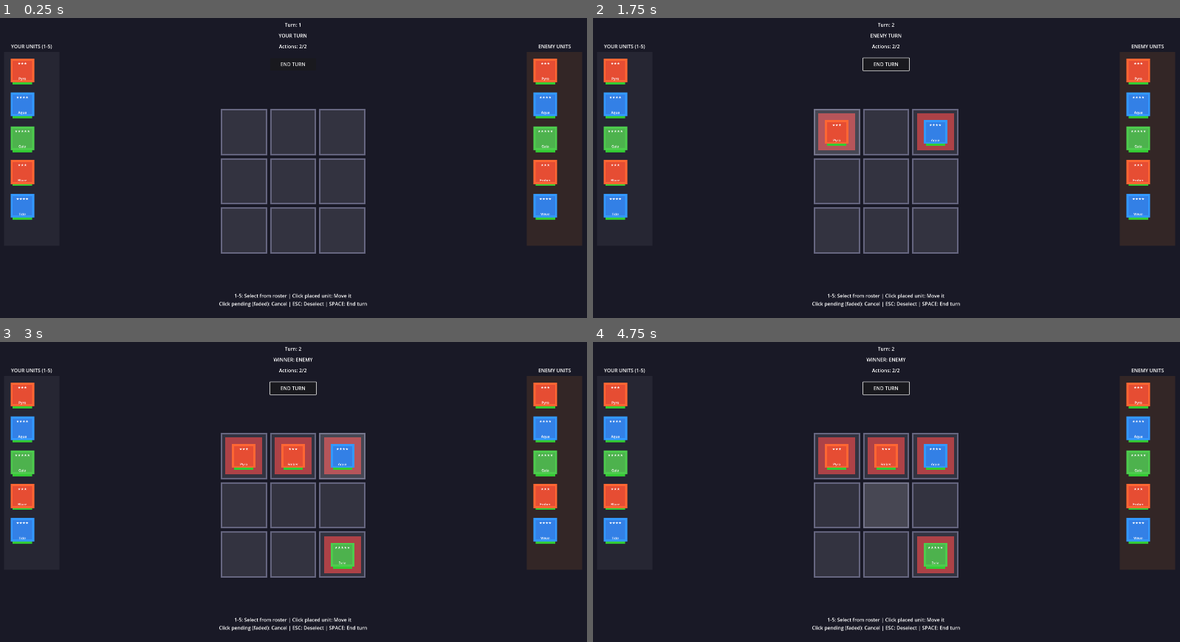
Above: before the commit, frames 1-4 (two rows, left to right).
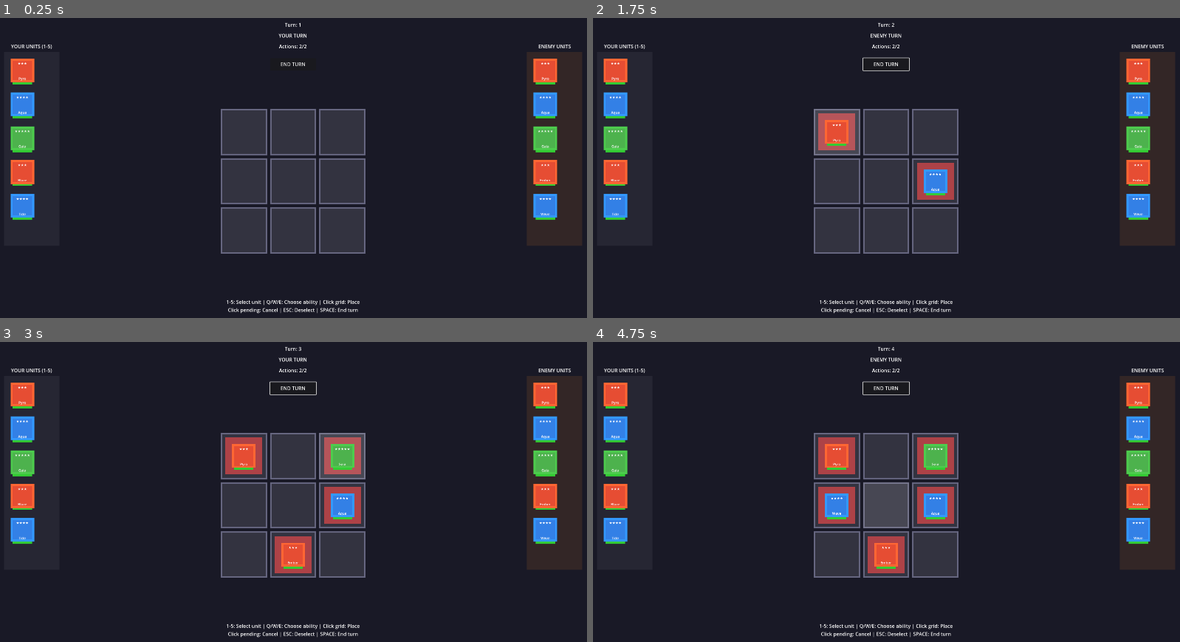
Above: after the commit, the same moments.

Repository: parrisgamedev-rgb/gacha-autobattler
Game: Godot game, scene res://scenes/battle/battle.tscn
Two runs of this game, one before a commit and one after it. Both use one fixed random seed, a clock stepped at 60 frames per second and the inputs below.
Inputs (mouse positions are in pixels of both pictures, inside the frame that each line leads up to):
- Up to frame 1 (0.25 s): no input
- Up to frame 2 (1.75 s): click "END TURN" at 0.5 s; tap Enter at 1.25 s; move the mouse to (839, 132) at 1.27 s; hold W from 1.28 s (still down); tap Q at 1.35 s; click (839, 132) at 1.42 s; tap Space at 1.52 s; tap E at 1.55 s
- Up to frame 3 (3 s): tap Space at 2, 2.27 s; move the mouse to (293, 456) at 2.02 s; release W at 2.03 s; tap E at 2.1 s; click (293, 456) at 2.17 s; tap Q at 2.3, 2.85 s; move the mouse to (340, 456) at 2.77 s; hold W from 2.78 s (still down); click (340, 456) at 2.92 s
- Up to frame 4 (4.75 s): tap E at 3.05, 3.6, 4.55 s; tap Enter at 3.5 s; move the mouse to (839, 504) at 3.52 s; click (839, 504) at 3.67 s; tap Space at 3.77, 4.25, 4.52 s; tap Q at 3.8 s; move the mouse to (886, 504) at 4.27 s; release W at 4.28 s; tap 1 at 4.35 s; click (886, 504) at 4.42 s

The runs differ from the first frame. In frame 1, 0.6% of the frame differs, in the area x 37-63%, y 91-99%; in frame 2, 2.2%; in frame 3, 4.1%; in frame 4, 4.9%, in the area x 37-63%, y 1-99%.

Commit message:
Add ability system with combat effects
Ability System:
- AbilityData resource with damage/defense multipliers, special effects
- 6 abilities: Strike, Power Strike, Guard, Flame Burst, Tidal Shield, Nature's Resilience
- Each unit has 3 abilities to choose from

Ability Selection:
- Q/W/E keys or click buttons to select ability
- Ability panel shows when unit is selected
- Selected ability highlighted in yellow

Combat Effects:
- Damage multiplier (Power Strike = 1.5x)
- Defense multiplier (Guard = 2x)
- Piercing (ignores defense)
- Guaranteed survive (can't be knocked out)
- Post-combat healing

Other Fixes:
- Can now challenge enemy-occupied squares
- Enemy AI picks random abilities

Co-Authored-By: Claude Opus 4.5 <noreply@anthropic.com>

Diff:
--- /dev/null
+++ b/gacha-autobattler/resources/abilities/basic_attack.tres
@@ -0,0 +1,19 @@
+[gd_resource type="Resource" script_class="AbilityData" load_steps=2 format=3 uid="uid://basic_attack_001"]
+
+[ext_resource type="Script" path="res://scripts/data/ability_data.gd" id="1_script"]
+
+[resource]
+script = ExtResource("1_script")
+ability_name = "Strike"
+ability_id = "basic_attack"
+description = "A balanced attack with no special effects."
+ability_type = 0
+damage_multiplier = 1.0
+defense_multiplier = 1.0
+heal_amount = 0
+bonus_damage = 0
+ignores_element = false
+guaranteed_survive = false
+counter_attack = false
+piercing = false
+icon_color = Color(0.8, 0.8, 0.8, 1)
--- /dev/null
+++ b/gacha-autobattler/resources/abilities/flame_burst.tres
@@ -0,0 +1,19 @@
+[gd_resource type="Resource" script_class="AbilityData" load_steps=2 format=3 uid="uid://flame_burst_001"]
+
+[ext_resource type="Script" path="res://scripts/data/ability_data.gd" id="1_script"]
+
+[resource]
+script = ExtResource("1_script")
+ability_name = "Flame Burst"
+ability_id = "flame_burst"
+description = "An explosive fire attack that ignores enemy defense."
+ability_type = 0
+damage_multiplier = 1.0
+defense_multiplier = 1.0
+heal_amount = 0
+bonus_damage = 10
+ignores_element = false
+guaranteed_survive = false
+counter_attack = false
+piercing = true
+icon_color = Color(1, 0.5, 0.2, 1)
--- /dev/null
+++ b/gacha-autobattler/resources/abilities/guard.tres
@@ -0,0 +1,19 @@
+[gd_resource type="Resource" script_class="AbilityData" load_steps=2 format=3 uid="uid://guard_001"]
+
+[ext_resource type="Script" path="res://scripts/data/ability_data.gd" id="1_script"]
+
+[resource]
+script = ExtResource("1_script")
+ability_name = "Guard"
+ability_id = "guard"
+description = "Focus on defense, greatly reducing incoming damage."
+ability_type = 0
+damage_multiplier = 0.5
+defense_multiplier = 2.0
+heal_amount = 0
+bonus_damage = 0
+ignores_element = false
+guaranteed_survive = false
+counter_attack = false
+piercing = false
+icon_color = Color(0.3, 0.5, 1, 1)
--- /dev/null
+++ b/gacha-autobattler/resources/abilities/natures_resilience.tres
@@ -0,0 +1,19 @@
+[gd_resource type="Resource" script_class="AbilityData" load_steps=2 format=3 uid="uid://natures_resilience_001"]
+
+[ext_resource type="Script" path="res://scripts/data/ability_data.gd" id="1_script"]
+
+[resource]
+script = ExtResource("1_script")
+ability_name = "Nature's Resilience"
+ability_id = "natures_resilience"
+description = "Draw on nature's strength. Cannot be knocked out this duel."
+ability_type = 0
+damage_multiplier = 0.8
+defense_multiplier = 1.0
+heal_amount = 0
+bonus_damage = 0
+ignores_element = false
+guaranteed_survive = true
+counter_attack = false
+piercing = false
+icon_color = Color(0.3, 0.8, 0.3, 1)
--- /dev/null
+++ b/gacha-autobattler/resources/abilities/power_strike.tres
@@ -0,0 +1,19 @@
+[gd_resource type="Resource" script_class="AbilityData" load_steps=2 format=3 uid="uid://power_strike_001"]
+
+[ext_resource type="Script" path="res://scripts/data/ability_data.gd" id="1_script"]
+
+[resource]
+script = ExtResource("1_script")
+ability_name = "Power Strike"
+ability_id = "power_strike"
+description = "A powerful blow that deals heavy damage but leaves you vulnerable."
+ability_type = 0
+damage_multiplier = 1.5
+defense_multiplier = 0.5
+heal_amount = 0
+bonus_damage = 0
+ignores_element = false
+guaranteed_survive = false
+counter_attack = false
+piercing = false
+icon_color = Color(1, 0.3, 0.3, 1)
--- /dev/null
+++ b/gacha-autobattler/resources/abilities/tidal_shield.tres
@@ -0,0 +1,19 @@
+[gd_resource type="Resource" script_class="AbilityData" load_steps=2 format=3 uid="uid://tidal_shield_001"]
+
+[ext_resource type="Script" path="res://scripts/data/ability_data.gd" id="1_script"]
+
+[resource]
+script = ExtResource("1_script")
+ability_name = "Tidal Shield"
+ability_id = "tidal_shield"
+description = "Summon water to protect yourself and heal after the duel."
+ability_type = 0
+damage_multiplier = 0.7
+defense_multiplier = 1.5
+heal_amount = 20
+bonus_damage = 0
+ignores_element = false
+guaranteed_survive = false
+counter_attack = false
+piercing = false
+icon_color = Color(0.2, 0.6, 1, 1)
--- a/gacha-autobattler/resources/units/fire_warrior.tres
+++ b/gacha-autobattler/resources/units/fire_warrior.tres
@@ -1,6 +1,9 @@
-[gd_resource type="Resource" script_class="UnitData" load_steps=2 format=3 uid="uid://c7xm3k8n2p4ry"]
+[gd_resource type="Resource" script_class="UnitData" load_steps=5 format=3 uid="uid://c7xm3k8n2p4ry"]
 
 [ext_resource type="Script" path="res://scripts/data/unit_data.gd" id="1_script"]
+[ext_resource type="Resource" uid="uid://basic_attack_001" path="res://resources/abilities/basic_attack.tres" id="2_ability"]
+[ext_resource type="Resource" uid="uid://power_strike_001" path="res://resources/abilities/power_strike.tres" id="3_ability"]
+[ext_resource type="Resource" uid="uid://flame_burst_001" path="res://resources/abilities/flame_burst.tres" id="4_ability"]
 
 [resource]
 script = ExtResource("1_script")
@@ -12,5 +15,5 @@
 attack = 25
 defense = 10
 speed = 12
-ability_ids = Array[String](["basic_attack", "fire_slash", "flame_guard"])
+abilities = Array[Resource]([ExtResource("2_ability"), ExtResource("3_ability"), ExtResource("4_ability")])
 portrait_color = Color(0.9, 0.3, 0.2, 1)
--- a/gacha-autobattler/resources/units/nature_tank.tres
+++ b/gacha-autobattler/resources/units/nature_tank.tres
@@ -1,6 +1,9 @@
-[gd_resource type="Resource" script_class="UnitData" load_steps=2 format=3 uid="uid://d8zp6n3k9q5ty"]
+[gd_resource type="Resource" script_class="UnitData" load_steps=5 format=3 uid="uid://d8zp6n3k9q5ty"]
 
 [ext_resource type="Script" path="res://scripts/data/unit_data.gd" id="1_script"]
+[ext_resource type="Resource" uid="uid://basic_attack_001" path="res://resources/abilities/basic_attack.tres" id="2_ability"]
+[ext_resource type="Resource" uid="uid://guard_001" path="res://resources/abilities/guard.tres" id="3_ability"]
+[ext_resource type="Resource" uid="uid://natures_resilience_001" path="res://resources/abilities/natures_resilience.tres" id="4_ability"]
 
 [resource]
 script = ExtResource("1_script")
@@ -12,5 +15,5 @@
 attack = 18
 defense = 20
 speed = 8
-ability_ids = Array[String](["basic_attack", "vine_whip", "earth_wall"])
+abilities = Array[Resource]([ExtResource("2_ability"), ExtResource("3_ability"), ExtResource("4_ability")])
 portrait_color = Color(0.3, 0.7, 0.3, 1)
--- a/gacha-autobattler/resources/units/water_mage.tres
+++ b/gacha-autobattler/resources/units/water_mage.tres
@@ -1,6 +1,9 @@
-[gd_resource type="Resource" script_class="UnitData" load_steps=2 format=3 uid="uid://b4yn5m2k8p7wx"]
+[gd_resource type="Resource" script_class="UnitData" load_steps=5 format=3 uid="uid://b4yn5m2k8p7wx"]
 
 [ext_resource type="Script" path="res://scripts/data/unit_data.gd" id="1_script"]
+[ext_resource type="Resource" uid="uid://basic_attack_001" path="res://resources/abilities/basic_attack.tres" id="2_ability"]
+[ext_resource type="Resource" uid="uid://guard_001" path="res://resources/abilities/guard.tres" id="3_ability"]
+[ext_resource type="Resource" uid="uid://tidal_shield_001" path="res://resources/abilities/tidal_shield.tres" id="4_ability"]
 
 [resource]
 script = ExtResource("1_script")
@@ -12,5 +15,5 @@
 attack = 30
 defense = 8
 speed = 14
-ability_ids = Array[String](["basic_attack", "tidal_wave", "ice_shield"])
+abilities = Array[Resource]([ExtResource("2_ability"), ExtResource("3_ability"), ExtResource("4_ability")])
 portrait_color = Color(0.2, 0.5, 0.9, 1)
--- a/gacha-autobattler/scenes/battle/battle.tscn
+++ b/gacha-autobattler/scenes/battle/battle.tscn
@@ -93,9 +93,53 @@
 [node name="Instructions" type="Label" parent="UI"]
 mouse_filter = 2
 offset_left = 560.0
-offset_top = 900.0
+offset_top = 920.0
 offset_right = 1360.0
 offset_bottom = 1060.0
 horizontal_alignment = 1
-text = "1-5: Select from roster | Click placed unit: Move it
-Click pending (faded): Cancel | ESC: Deselect | SPACE: End turn"
+text = "1-5: Select unit | Q/W/E: Choose ability | Click grid: Place
+Click pending: Cancel | ESC: Deselect | SPACE: End turn"
+
+[node name="AbilityPanel" type="Panel" parent="UI"]
+visible = false
+offset_left = 760.0
+offset_top = 750.0
+offset_right = 1160.0
+offset_bottom = 900.0
+
+[node name="AbilityLabel" type="Label" parent="UI/AbilityPanel"]
+offset_left = 10.0
+offset_top = 5.0
+offset_right = 390.0
+offset_bottom = 30.0
+horizontal_alignment = 1
+text = "Select Ability:"
+
+[node name="Ability1" type="Button" parent="UI/AbilityPanel"]
+offset_left = 10.0
+offset_top = 35.0
+offset_right = 130.0
+offset_bottom = 95.0
+text = "[Q] Strike"
+
+[node name="Ability2" type="Button" parent="UI/AbilityPanel"]
+offset_left = 140.0
+offset_top = 35.0
+offset_right = 260.0
+offset_bottom = 95.0
+text = "[W] Guard"
+
+[node name="Ability3" type="Button" parent="UI/AbilityPanel"]
+offset_left = 270.0
+offset_top = 35.0
+offset_right = 390.0
+offset_bottom = 95.0
+text = "[E] Special"
+
+[node name="AbilityDesc" type="Label" parent="UI/AbilityPanel"]
+offset_left = 10.0
+offset_top = 105.0
+offset_right = 390.0
+offset_bottom = 145.0
+horizontal_alignment = 1
+text = "A balanced attack."
--- a/gacha-autobattler/scripts/battle/battle.gd
+++ b/gacha-autobattler/scripts/battle/battle.gd
@@ -16,6 +16,9 @@
 @onready var player_roster = $UI/PlayerRoster
 @onready var enemy_roster = $UI/EnemyRoster
 @onready var end_turn_button = $UI/EndTurnButton
+@onready var ability_panel = $UI/AbilityPanel
+@onready var ability_buttons = [$UI/AbilityPanel/Ability1, $UI/AbilityPanel/Ability2, $UI/AbilityPanel/Ability3]
+@onready var ability_desc = $UI/AbilityPanel/AbilityDesc
 
 # Game state
 enum GamePhase { PLAYER_TURN, ENEMY_TURN, RESOLVING, GAME_OVER }
@@ -54,6 +57,12 @@
 	# Connect end turn button
 	if end_turn_button:
 		end_turn_button.pressed.connect(_on_end_turn_pressed)
+
+	# Connect ability buttons
+	for i in range(ability_buttons.size()):
+		var btn = ability_buttons[i]
+		if btn:
+			btn.pressed.connect(_on_ability_selected.bind(i))
 
 func _create_grid():
 	grid_ownership = []
@@ -183,6 +192,7 @@
 		moving_unit = cell_unit
 		moving_from = {"row": row, "col": col}
 		selected_unit = null  # Clear roster selection
+		_update_ability_panel()
 		print("Selected ", cell_unit.unit_data.unit_name, " for moving")
 		return
 
@@ -199,24 +209,31 @@
 				print("Already have a pending placement there!")
 				return
 
-		# Queue the move
+		# Can't move onto your own unit
+		if cell_unit != null and cell_unit.owner == 1:
+			print("Can't move onto your own unit!")
+			return
+
+		# Queue the move (to empty cell or enemy cell for challenge)
 		_queue_move(moving_unit, moving_from.row, moving_from.col, row, col)
 		moving_unit = null
 		moving_from = {}
 		return
 
-	# If we have a selected unit from roster and the cell is empty
-	if selected_unit and cell_unit == null:
+	# If we have a selected unit from roster
+	if selected_unit:
 		# Check if there's already a pending placement here
 		for pending in player_pending_placements:
 			if pending.row == row and pending.col == col:
 				print("Already have a pending placement there!")
 				return
 
-		_queue_placement(selected_unit, row, col)
-		selected_unit = null
-	elif cell_unit != null and cell_unit.owner == 2:
-		print("Enemy cell - select a unit to challenge it!")
+		# Allow placing on empty cells OR enemy-occupied cells (challenge)
+		if cell_unit == null or cell_unit.owner == 2:
+			_queue_placement(selected_unit, row, col)
+			selected_unit = null
+		else:
+			print("Can't place on your own unit!")
 
 func _queue_placement(unit: UnitInstance, row: int, col: int):
 	# Add to pending placements
@@ -232,10 +249,15 @@
 	# Show preview on grid
 	_show_placement_preview(unit, row, col)
 
+	# Hide ability panel
+	selected_unit = null
+	_update_ability_panel()
+
 	actions_remaining -= 1
 	_update_ui()
 
-	print("Queued ", unit.unit_data.unit_name, " at (", row, ", ", col, ")")
+	var ability_name = unit.unit_data.abilities[unit.selected_ability_index].ability_name if unit.unit_data.abilities.size() > 0 else "Strike"
+	print("Queued ", unit.unit_data.unit_name, " (", ability_name, ") at (", row, ", ", col, ")")
 
 func _queue_move(unit: UnitInstance, from_row: int, from_col: int, to_row: int, to_col: int):
 	# Add to pending moves
@@ -254,13 +276,16 @@
 	# Show preview at destination
 	_show_placement_preview(unit, to_row, to_col)
 
-	# The original square is now vacated - mark it as available
-	# (we'll handle this in resolution)
+	# Hide ability panel
+	moving_unit = null
+	moving_from = {}
+	_update_ability_panel()
 
 	actions_remaining -= 1
 	_update_ui()
 
-	print("Queued move: ", unit.unit_data.unit_name, " from (", from_row, ",", from_col, ") to (", to_row, ",", to_col, ")")
+	var ability_name = unit.unit_data.abilities[unit.selected_ability_index].ability_name if unit.unit_data.abilities.size() > 0 else "Strike"
+	print("Queued move: ", unit.unit_data.unit_name, " (", ability_name, ") from (", from_row, ",", from_col, ") to (", to_row, ",", to_col, ")")
 
 func _cancel_pending_placement(index: int):
 	var pending = player_pending_placements[index]
@@ -359,6 +384,10 @@
 		var cell = empty_cells[cell_idx]
 		empty_cells.remove_at(cell_idx)
 
+		# Enemy picks a random ability
+		if unit.unit_data.abilities.size() > 0:
+			unit.selected_ability_index = randi() % unit.unit_data.abilities.size()
+
 		enemy_pending_placements.append({
 			"unit": unit,
 			"row": cell.row,
@@ -366,7 +395,8 @@
 		})
 		unit.place_on_grid(cell.row, cell.col)
 
-		print("Enemy queued ", unit.unit_data.unit_name, " at (", cell.row, ", ", cell.col, ")")
+		var ability_name = unit.unit_data.abilities[unit.selected_ability_index].ability_name if unit.unit_data.abilities.size() > 0 else "Strike"
+		print("Enemy queued ", unit.unit_data.unit_name, " (", ability_name, ") at (", cell.row, ", ", cell.col, ")")
 
 	await get_tree().create_timer(0.5).timeout
 
@@ -494,52 +524,102 @@
 	var row = contest.row
 	var col = contest.col
 
-	print("DUEL at (", row, ", ", col, "): ", p_unit.unit_data.unit_name, " vs ", e_unit.unit_data.unit_name)
-
-	# Calculate damage with element advantage
-	var p_multiplier = p_unit.unit_data.get_element_multiplier(e_unit.unit_data.element)
-	var e_multiplier = e_unit.unit_data.get_element_multiplier(p_unit.unit_data.element)
-
-	var p_damage = int(p_unit.unit_data.attack * p_multiplier)
-	var e_damage = int(e_unit.unit_data.attack * e_multiplier)
-
-	print("  Player deals ", p_damage, " (x", p_multiplier, "), Enemy deals ", e_damage, " (x", e_multiplier, ")")
+	# Get selected abilities
+	var p_ability = p_unit.get_selected_ability()
+	var e_ability = e_unit.get_selected_ability()
+
+	var p_ability_name = p_ability.ability_name if p_ability else "Strike"
+	var e_ability_name = e_ability.ability_name if e_ability else "Strike"
+
+	print("DUEL at (", row, ", ", col, "): ", p_unit.unit_data.unit_name, " (", p_ability_name, ") vs ", e_unit.unit_data.unit_name, " (", e_ability_name, ")")
+
+	# Calculate base damage
+	var p_base_attack = p_unit.unit_data.attack
+	var e_base_attack = e_unit.unit_data.attack
+	var p_base_defense = p_unit.unit_data.defense
+	var e_base_defense = e_unit.unit_data.defense
+
+	# Apply ability modifiers
+	var p_damage_mult = p_ability.damage_multiplier if p_ability else 1.0
+	var e_damage_mult = e_ability.damage_multiplier if e_ability else 1.0
+	var p_defense_mult = p_ability.defense_multiplier if p_ability else 1.0
+	var e_defense_mult = e_ability.defense_multiplier if e_ability else 1.0
+	var p_bonus_damage = p_ability.bonus_damage if p_ability else 0
+	var e_bonus_damage = e_ability.bonus_damage if e_ability else 0
+	var p_piercing = p_ability.piercing if p_ability else false
+	var e_piercing = e_ability.piercing if e_ability else false
+	var p_ignores_element = p_ability.ignores_element if p_ability else false
+	var e_ignores_element = e_ability.ignores_element if e_ability else false
+	var p_guaranteed_survive = p_ability.guaranteed_survive if p_ability else false
+	var e_guaranteed_survive = e_ability.guaranteed_survive if e_ability else false
+	var p_heal = p_ability.heal_amount if p_ability else 0
+	var e_heal = e_ability.heal_amount if e_ability else 0
+
+	# Calculate element multipliers
+	var p_element_mult = 1.0 if p_ignores_element else p_unit.unit_data.get_element_multiplier(e_unit.unit_data.element)
+	var e_element_mult = 1.0 if e_ignores_element else e_unit.unit_data.get_element_multiplier(p_unit.unit_data.element)
+
+	# Calculate final damage
+	var p_attack_power = int(p_base_attack * p_damage_mult * p_element_mult) + p_bonus_damage
+	var e_attack_power = int(e_base_attack * e_damage_mult * e_element_mult) + e_bonus_damage
+
+	# Apply defense (unless piercing)
+	var p_damage_taken = e_attack_power
+	var e_damage_taken = p_attack_power
+
+	if not e_piercing:
+		p_damage_taken = max(1, e_attack_power - int(p_base_defense * p_defense_mult))
+	if not p_piercing:
+		e_damage_taken = max(1, p_attack_power - int(e_base_defense * e_defense_mult))
+
+	print("  Player deals ", e_damage_taken, ", takes ", p_damage_taken)
 
 	# Apply damage
-	e_unit.take_damage(p_damage)
-	p_unit.take_damage(e_damage)
-
-	# Determine winner (who has more HP remaining, or who dealt killing blow)
+	e_unit.take_damage(e_damage_taken)
+	p_unit.take_damage(p_damage_taken)
+
+	# Apply guaranteed survive
+	if p_guaranteed_survive and p_unit.current_hp <= 0:
+		p_unit.current_hp = 1
+		print("  Player survives with Nature's Resilience!")
+	if e_guaranteed_survive and e_unit.current_hp <= 0:
+		e_unit.current_hp = 1
+		print("  Enemy survives with ability!")
+
+	# Apply healing after combat
+	if p_heal > 0:
+		p_unit.heal(p_heal)
+		print("  Player heals for ", p_heal)
+	if e_heal > 0:
+		e_unit.heal(e_heal)
+		print("  Enemy heals for ", e_heal)
+
+	# Determine winner
 	var winner_unit: UnitInstance = null
 	var winner_owner: int = 0
 
 	if p_unit.current_hp <= 0 and e_unit.current_hp <= 0:
-		# Both died - no one gets the square
 		print("  Both units knocked out! Square remains empty.")
 		p_unit.remove_from_grid()
 		e_unit.remove_from_grid()
 		p_unit.start_cooldown()
 		e_unit.start_cooldown()
-		# Remove preview display
 		if grid_unit_displays[row][col]:
 			grid_unit_displays[row][col].queue_free()
 			grid_unit_displays[row][col] = null
 	elif p_unit.current_hp <= 0:
-		# Enemy wins
 		print("  Enemy wins the duel!")
 		winner_unit = e_unit
 		winner_owner = 2
 		p_unit.remove_from_grid()
 		p_unit.start_cooldown()
 	elif e_unit.current_hp <= 0:
-		# Player wins
 		print("  Player wins the duel!")
 		winner_unit = p_unit
 		winner_owner = 1
 		e_unit.remove_from_grid()
 		e_unit.start_cooldown()
 	else:
-		# Both alive - higher HP wins
 		if p_unit.current_hp >= e_unit.current_hp:
 			print("  Player wins (more HP)!")
 			winner_unit = p_unit
@@ -553,7 +633,6 @@
 			p_unit.remove_from_grid()
 			p_unit.start_cooldown()
 
-	# Place winner on grid
 	if winner_unit:
 		_confirm_placement(winner_unit, row, col, winner_owner)
 
@@ -633,14 +712,60 @@
 				_try_select_unit(3)
 			KEY_5:
 				_try_select_unit(4)
+			KEY_Q:
+				_on_ability_selected(0)
+			KEY_W:
+				_on_ability_selected(1)
+			KEY_E:
+				_on_ability_selected(2)
 			KEY_ESCAPE:
 				selected_unit = null
 				moving_unit = null
 				moving_from = {}
+				_update_ability_panel()
 				print("Deselected")
 			KEY_ENTER, KEY_SPACE:
 				_on_end_turn_pressed()
 
+func _on_ability_selected(index: int):
+	var active_unit = selected_unit if selected_unit else moving_unit
+	if active_unit and active_unit.unit_data.abilities.size() > index:
+		active_unit.selected_ability_index = index
+		_update_ability_panel()
+		print("Selected ability: ", active_unit.unit_data.abilities[index].ability_name)
+
+func _update_ability_panel():
+	var active_unit = selected_unit if selected_unit else moving_unit
+
+	if active_unit and ability_panel:
+		ability_panel.visible = true
+
+		# Update button labels and highlight selected
+		for i in range(ability_buttons.size()):
+			var btn = ability_buttons[i]
+			if btn and active_unit.unit_data.abilities.size() > i:
+				var ability = active_unit.unit_data.abilities[i]
+				var key = ["Q", "W", "E"][i]
+				btn.text = "[" + key + "] " + ability.ability_name
+				btn.disabled = false
+
+				# Highlight selected ability
+				if i == active_unit.selected_ability_index:
+					btn.modulate = Color(1, 1, 0.5)  # Yellow tint
+				else:
+					btn.modulate = Color(1, 1, 1)
+			elif btn:
+				btn.text = "[" + ["Q", "W", "E"][i] + "] ---"
+				btn.disabled = true
+				btn.modulate = Color(0.5, 0.5, 0.5)
+
+		# Update description
+		if ability_desc and active_unit.unit_data.abilities.size() > active_unit.selected_ability_index:
+			var ability = active_unit.unit_data.abilities[active_unit.selected_ability_index]
+			ability_desc.text = ability.description
+	elif ability_panel:
+		ability_panel.visible = false
+
 func _try_select_unit(index: int):
 	if index >= player_units.size():
 		return
@@ -648,6 +773,9 @@
 	var unit = player_units[index]
 	if unit.can_act() and not unit.is_placed():
 		selected_unit = unit
+		moving_unit = null
+		moving_from = {}
+		_update_ability_panel()
 		print("Selected: ", unit.unit_data.unit_name)
 	else:
 		if unit.is_placed():
--- a/gacha-autobattler/scripts/battle/unit_instance.gd
+++ b/gacha-autobattler/scripts/battle/unit_instance.gd
@@ -16,6 +16,14 @@
 
 # Owner: 1 = player, 2 = enemy
 var owner: int = 1
+
+# Selected ability for next duel (index into unit_data.abilities)
+var selected_ability_index: int = 0
+
+func get_selected_ability() -> AbilityData:
+	if unit_data and unit_data.abilities.size() > selected_ability_index:
+		return unit_data.abilities[selected_ability_index]
+	return null
 
 func _init(data: UnitData = null, unit_owner: int = 1):
 	if data:
--- /dev/null
+++ b/gacha-autobattler/scripts/data/ability_data.gd
@@ -0,0 +1,57 @@
+extends Resource
+class_name AbilityData
+## Data container for an ability
+
+# Ability types
+enum AbilityType { ACTIVE, PASSIVE }
+enum TargetType { SELF, ENEMY, BOTH }
+
+# Basic info
+@export var ability_name: String = "Attack"
+@export var ability_id: String = "basic_attack"
+@export var description: String = "A basic attack."
+@export var ability_type: AbilityType = AbilityType.ACTIVE
+
+# For active abilities - what it does in combat
+@export var damage_multiplier: float = 1.0  # Multiplier on unit's attack stat
+@export var defense_multiplier: float = 1.0  # Multiplier on unit's defense during this duel
+@export var heal_amount: int = 0  # Flat healing after duel
+@export var bonus_damage: int = 0  # Flat bonus damage
+
+# Special effects
+@export var ignores_element: bool = false  # Ignores element advantage/disadvantage
+@export var guaranteed_survive: bool = false  # Can't be knocked out this duel (survive with 1 HP)
+@export var counter_attack: bool = false  # Deal damage back if hit
+@export var piercing: bool = false  # Ignores defense
+
+# For passive abilities - when they trigger
+@export var passive_trigger: String = ""  # "on_duel_start", "on_low_hp", "on_win", "on_lose"
+@export var passive_hp_threshold: float = 0.3  # For "on_low_hp" trigger
+
+# Visual
+@export var icon_color: Color = Color.WHITE
+
+func get_tooltip() -> String:
+	var text = ability_name + "\n"
+	text += description + "\n\n"
+
+	if ability_type == AbilityType.ACTIVE:
+		if damage_multiplier != 1.0:
+			text += "Damage: " + str(int(damage_multiplier * 100)) + "%\n"
+		if defense_multiplier != 1.0:
+			text += "Defense: " + str(int(defense_multiplier * 100)) + "%\n"
+		if bonus_damage > 0:
+			text += "Bonus Damage: +" + str(bonus_damage) + "\n"
+		if heal_amount > 0:
+			text += "Heal: " + str(heal_amount) + " HP\n"
+		if ignores_element:
+			text += "Ignores element advantage\n"
+		if guaranteed_survive:
+			text += "Cannot be knocked out\n"
+		if piercing:
+			text += "Ignores enemy defense\n"
+	else:
+		text += "[Passive]\n"
+		text += "Triggers: " + passive_trigger + "\n"
+
+	return text
--- a/gacha-autobattler/scripts/data/unit_data.gd
+++ b/gacha-autobattler/scripts/data/unit_data.gd
@@ -16,8 +16,8 @@
 @export var defense: int = 10
 @export var speed: int = 10
 
-# Abilities (references to ability data)
-@export var ability_ids: Array[String] = []
+# Abilities (3 abilities per unit)
+@export var abilities: Array[AbilityData] = []
 
 # Visual
 @export var portrait_color: Color = Color.WHITE  # Placeholder until we have art
Not shown, added: gacha-autobattler/scripts/data/ability_data.gd.uid
